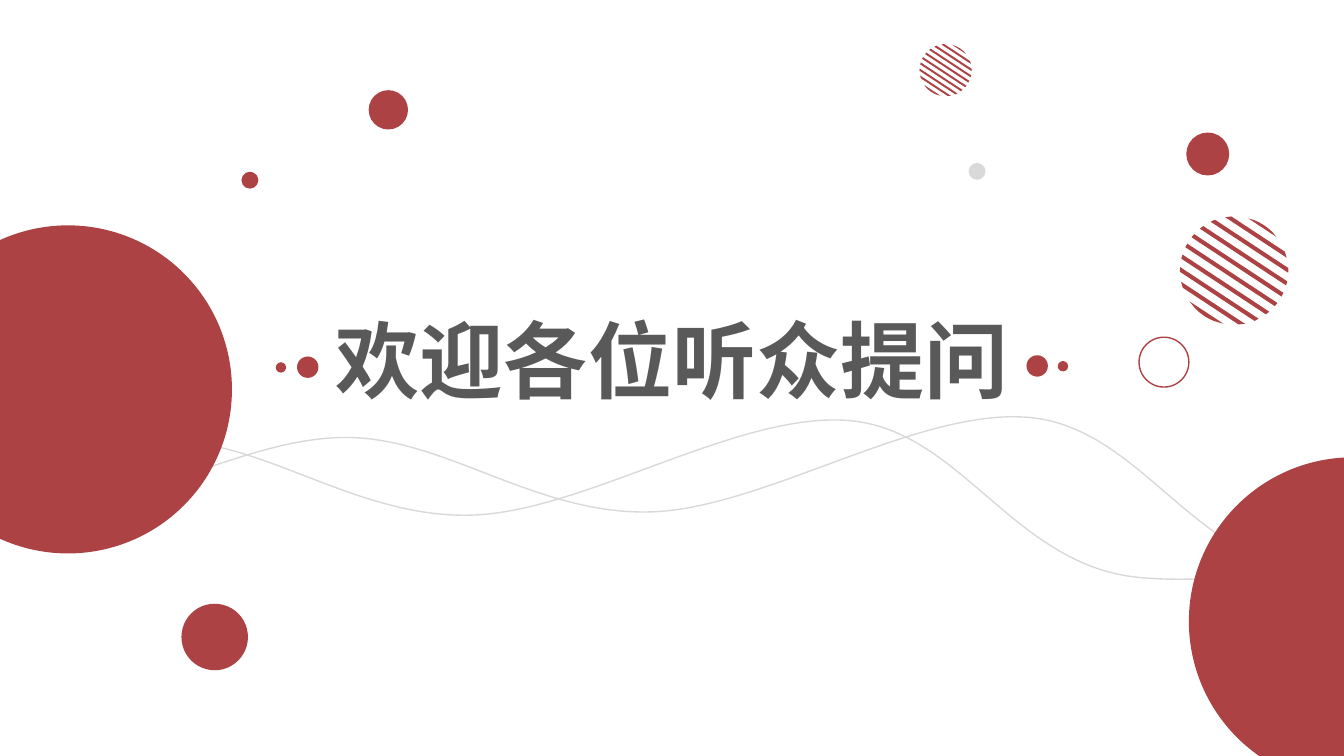
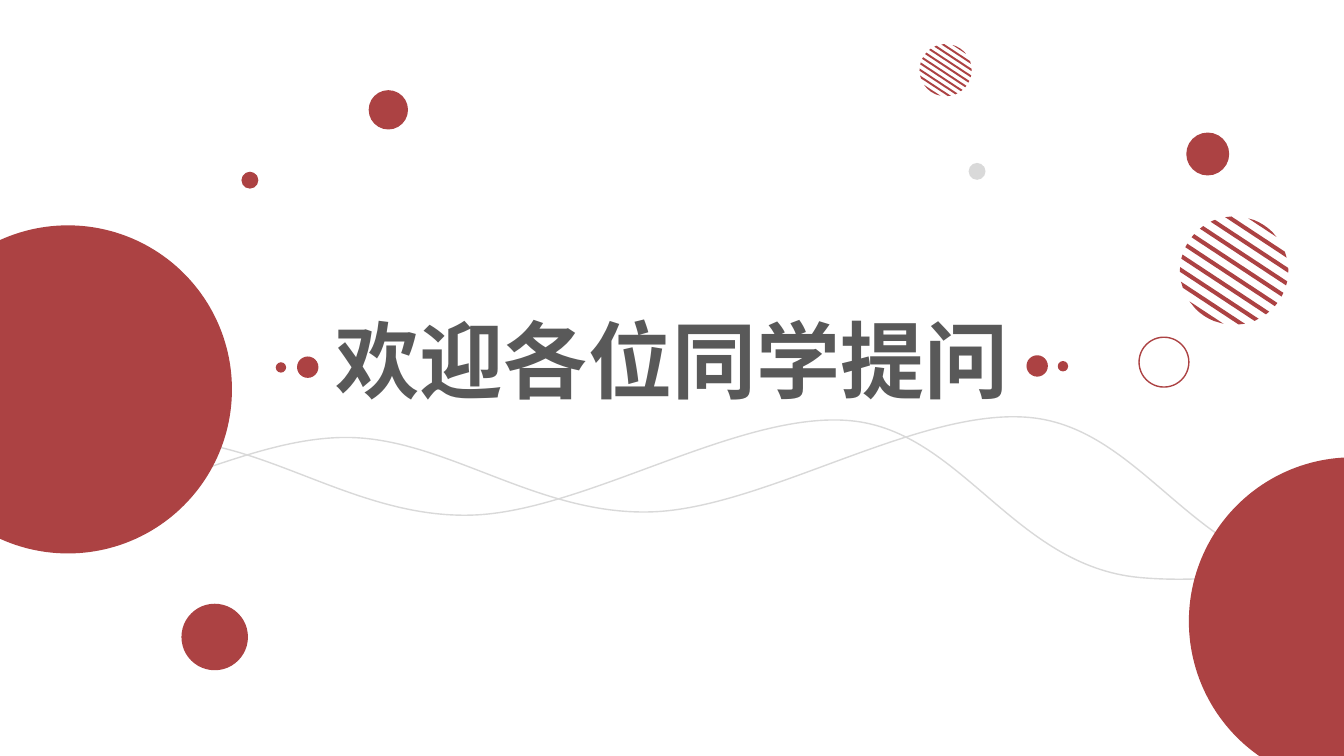
Before and after one commit to OSH-2023/Actus_Neopiritus, a slide deck: slide 40 of researches/结题汇报.pptx (slide 36 before the commit). Drawn at 1344x756 pixels with LibreOffice and Linux fonts; fonts in the diff are those of the drawing. Boxes give left, top, right and bottom in pixels: in the first picture for what was removed or moved away, otherwise in the second. Text is boxed around its words. In the diff, an @@ line names an element or a change of style, - is before the commit and + after.

```diff
--- a/researches/结题汇报.pptx
+++ b/researches/结题汇报.pptx
@@ text at (336,319,1008,400): text changed @@
-欢迎各位听众提问
+欢迎各位同学提问
```
Also in this commit, not shown: 2 other slides changed, 6 slides added, 2 slides removed, 2 other files.
